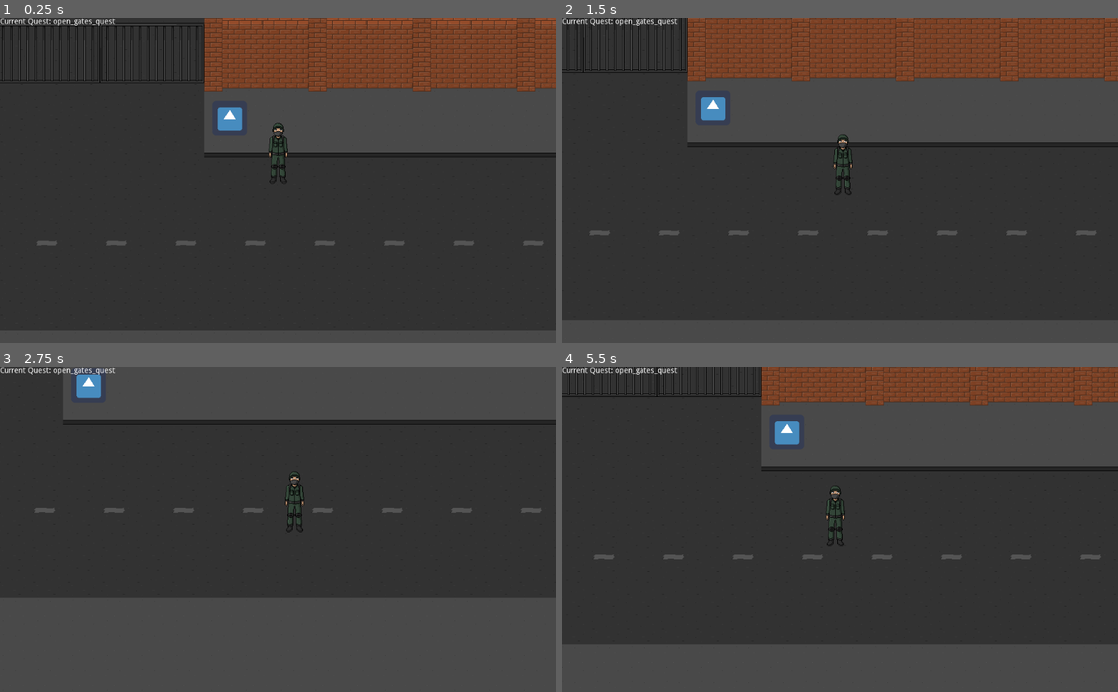
Above: before the commit, frames 1-4 (two rows, left to right).
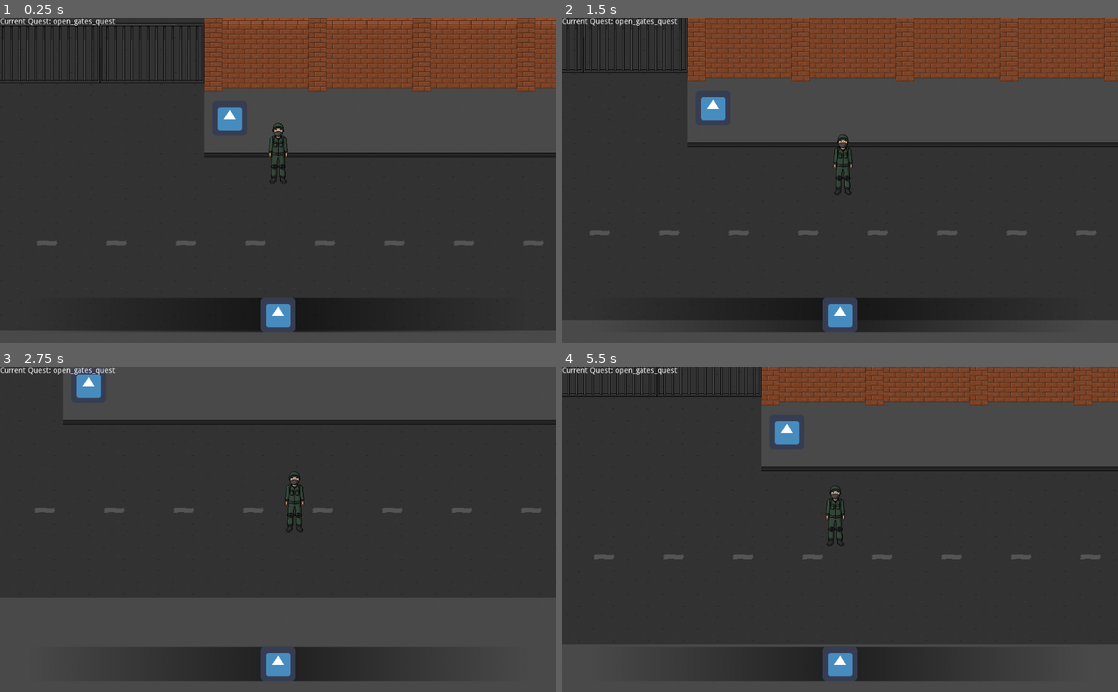
Above: after the commit, the same moments.

Repository: XummukProgrammer/MiniPayday
Game: Godot game, scene res://scenes/test/clear_gates.tscn
Two runs of this game, one before a commit and one after it. Both use one fixed random seed, a clock stepped at 60 frames per second and the inputs below. The engine's default icon, where the game draws it, is replaced by a stand-in: a white triangle on a blue panel in a dark square.
Inputs:
- Up to frame 1 (0.25 s): no input
- Up to frame 2 (1.5 s): tap Enter (ui_accept) at 0.5, 0.77 s; hold Right (ui_right) 0.53-1.28 s; hold Down (ui_down) from 1.28 s (still down)
- Up to frame 3 (2.75 s): tap Enter (ui_accept) at 1.52 s; release Down (ui_down) at 2.03 s; hold Right (ui_right) from 2.03 s (still down)
- Up to frame 4 (5.5 s): release Right (ui_right) at 2.78 s; hold Up (ui_up) 2.78-3.53 s; tap Enter (ui_accept) at 3.02, 3.77, 4.52 s; hold Left (ui_left) 3.53-5.03 s; hold Down (ui_down) from 5.03 s (still down)

The runs differ from the first frame. In frame 1, 1.5% of the frame differs, in the area x 31-69%, y 86-97%; in frame 2, 2.2%; in frame 3, 3.6%, in the area x 29-71%, y 86-97%; in frame 4, 3.6%.

Commit message:
Сохранение изменений

Diff:
--- a/scenes/test/clear_gates.tscn
+++ b/scenes/test/clear_gates.tscn
@@ -14,6 +14,7 @@
 [ext_resource path="res://prefabs/action_objects/item_object.tscn" type="PackedScene" id=12]
 [ext_resource path="res://icon.png" type="Texture" id=13]
 [ext_resource path="res://resources/items/crowbar_item.tres" type="Resource" id=14]
+[ext_resource path="res://ui/ui_inventory.tscn" type="PackedScene" id=15]
 
 [sub_resource type="Resource" id=1]
 script = ExtResource( 3 )
@@ -85,6 +86,8 @@
 
 [node name="CanvasLayer" type="CanvasLayer" parent="."]
 
+[node name="ui_inventory" parent="CanvasLayer" instance=ExtResource( 15 )]
+
 [node name="Label" type="Label" parent="CanvasLayer"]
 margin_right = 40.0
 margin_bottom = 14.0
--- /dev/null
+++ b/ui/ui_inventory.tscn
@@ -0,0 +1,38 @@
+[gd_scene load_steps=4 format=2]
+
+[ext_resource path="res://textures/ui/ui_inventory_background.png" type="Texture" id=1]
+[ext_resource path="res://icon.png" type="Texture" id=2]
+
+[sub_resource type="StyleBoxTexture" id=1]
+texture = ExtResource( 1 )
+region_rect = Rect2( 0, 0, 1000, 64 )
+
+[node name="ui_inventory" type="Control"]
+anchor_right = 1.0
+anchor_bottom = 1.0
+
+[node name="vbox" type="VBoxContainer" parent="."]
+anchor_right = 1.0
+anchor_bottom = 1.0
+margin_left = 50.0
+margin_right = -50.0
+margin_bottom = -20.0
+alignment = 2
+
+[node name="Panel" type="Panel" parent="vbox"]
+margin_top = 516.0
+margin_right = 924.0
+margin_bottom = 580.0
+rect_min_size = Vector2( 0, 64 )
+custom_styles/panel = SubResource( 1 )
+
+[node name="hbox" type="HBoxContainer" parent="vbox/Panel"]
+anchor_right = 1.0
+anchor_bottom = 1.0
+alignment = 1
+
+[node name="TextureRect" type="TextureRect" parent="vbox/Panel/hbox"]
+margin_left = 430.0
+margin_right = 494.0
+margin_bottom = 64.0
+texture = ExtResource( 2 )
Not shown: 1 places in scenes/test/clear_gates.tscn that only renumber resources
Binary file added: textures/ui/ui_inventory_background.png
Not shown, added: textures/ui/ui_inventory_background.png.import
